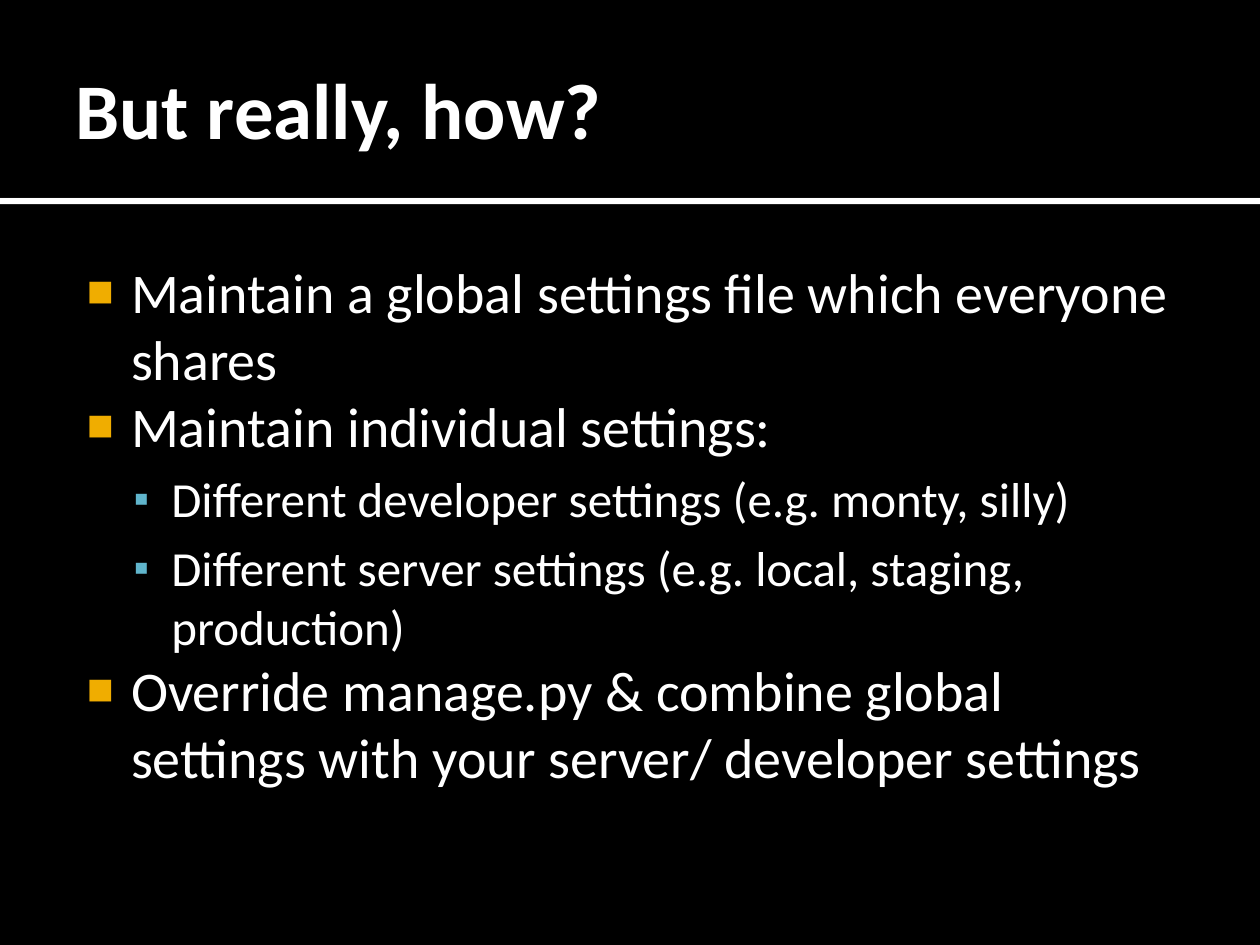
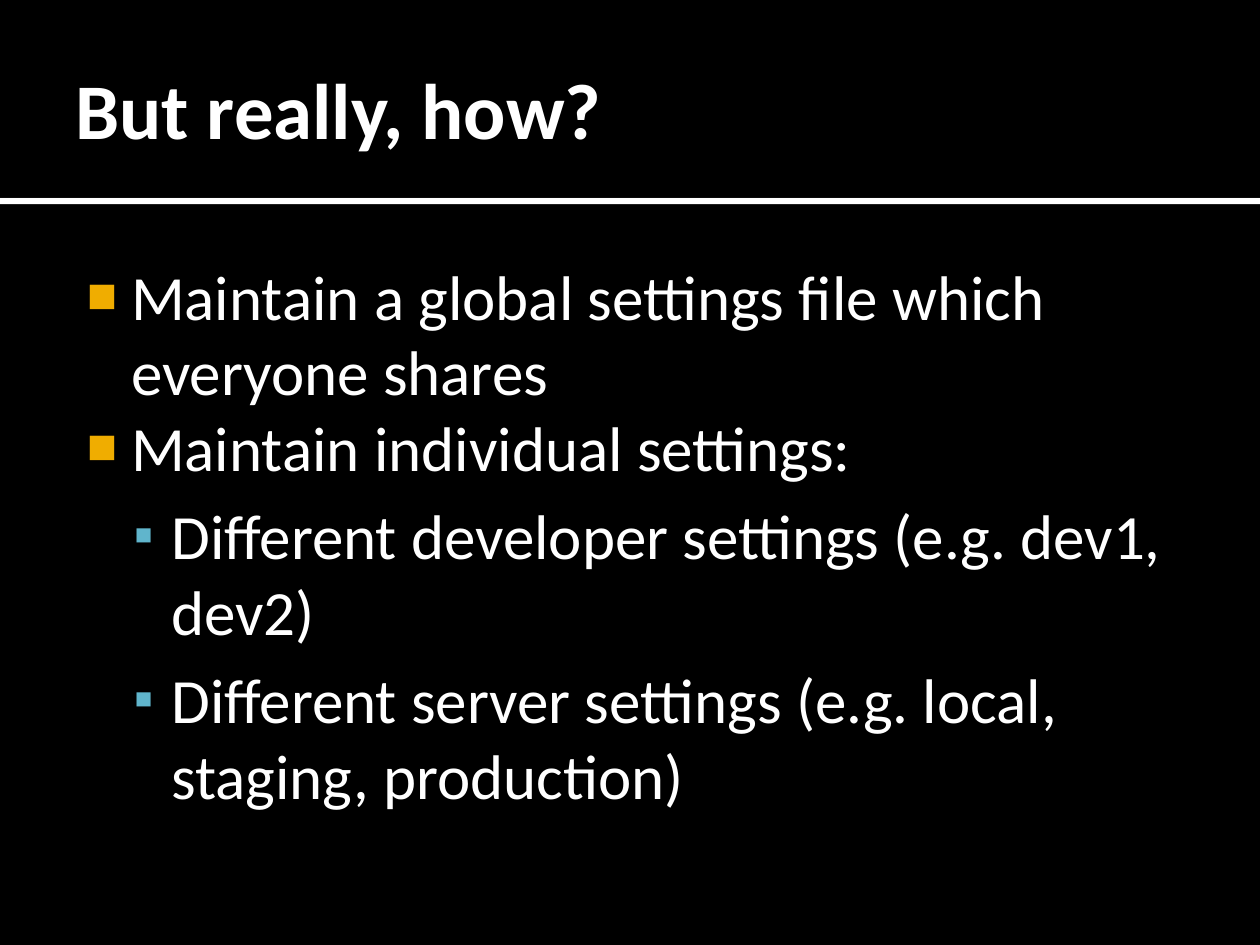
Before and after one commit to tarequeh/django-config, a slide deck: slide 6 of docs/Jockeying.pptx. Drawn at 1260x945 pixels with LibreOffice and Linux fonts; fonts in the diff are those of the drawing. Boxes give left, top, right and bottom in pixels: in the first picture for what was removed or moved away, otherwise in the second. Text is boxed around its words. In the diff, an @@ line names an element or a change of style, - is before the commit and + after.

```diff
--- a/docs/Jockeying.pptx
+++ b/docs/Jockeying.pptx
@@ text at [131, 276, 1057, 810]: size 32 to 36 pt in "Maintain a global settings file which everyone ...", "Maintain individual settings:"; size 28 to 36 pt in "Different server settings (e.g. local, staging, production)"; more space between paragraphs @@
@@ text at [171, 513, 1161, 644]: text changed; size 28 to 36 pt @@
-  ▪ Different developer settings (e.g. monty, silly)
+  ▪ Different developer settings (e.g. dev1, dev2)
@@ text at [131, 672, 1141, 788]: paragraph removed @@
-■ Override manage.py & combine global settings with your server/ developer settings
```
Also in this commit, not shown: 6 other slides changed.
